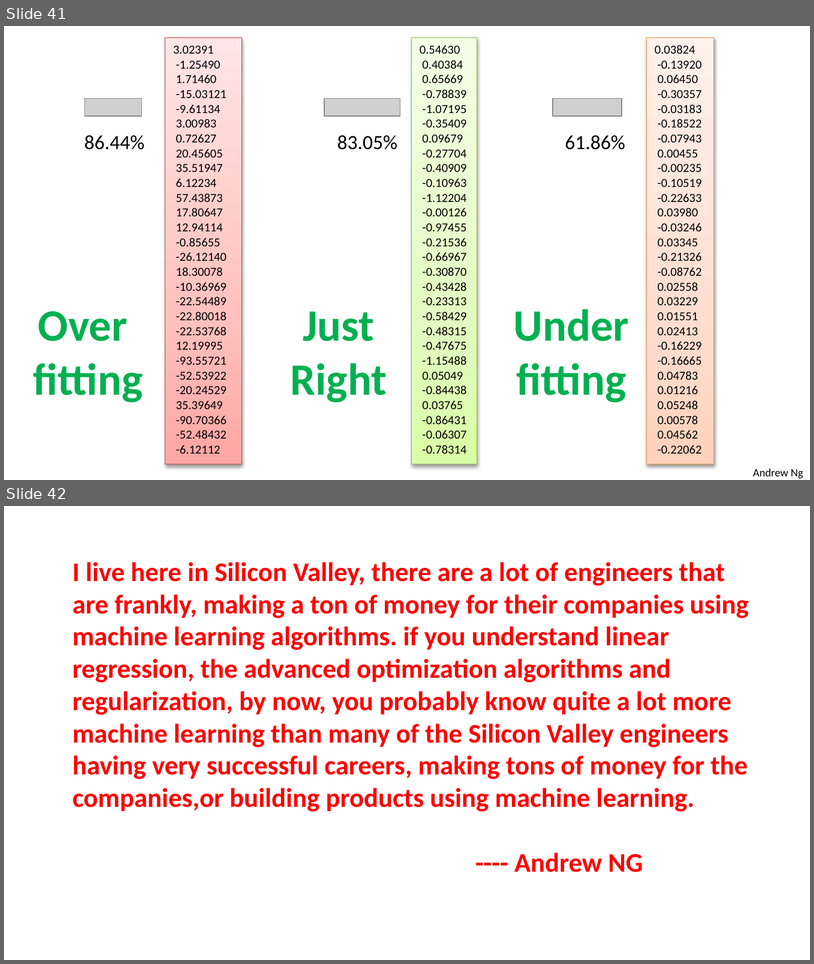
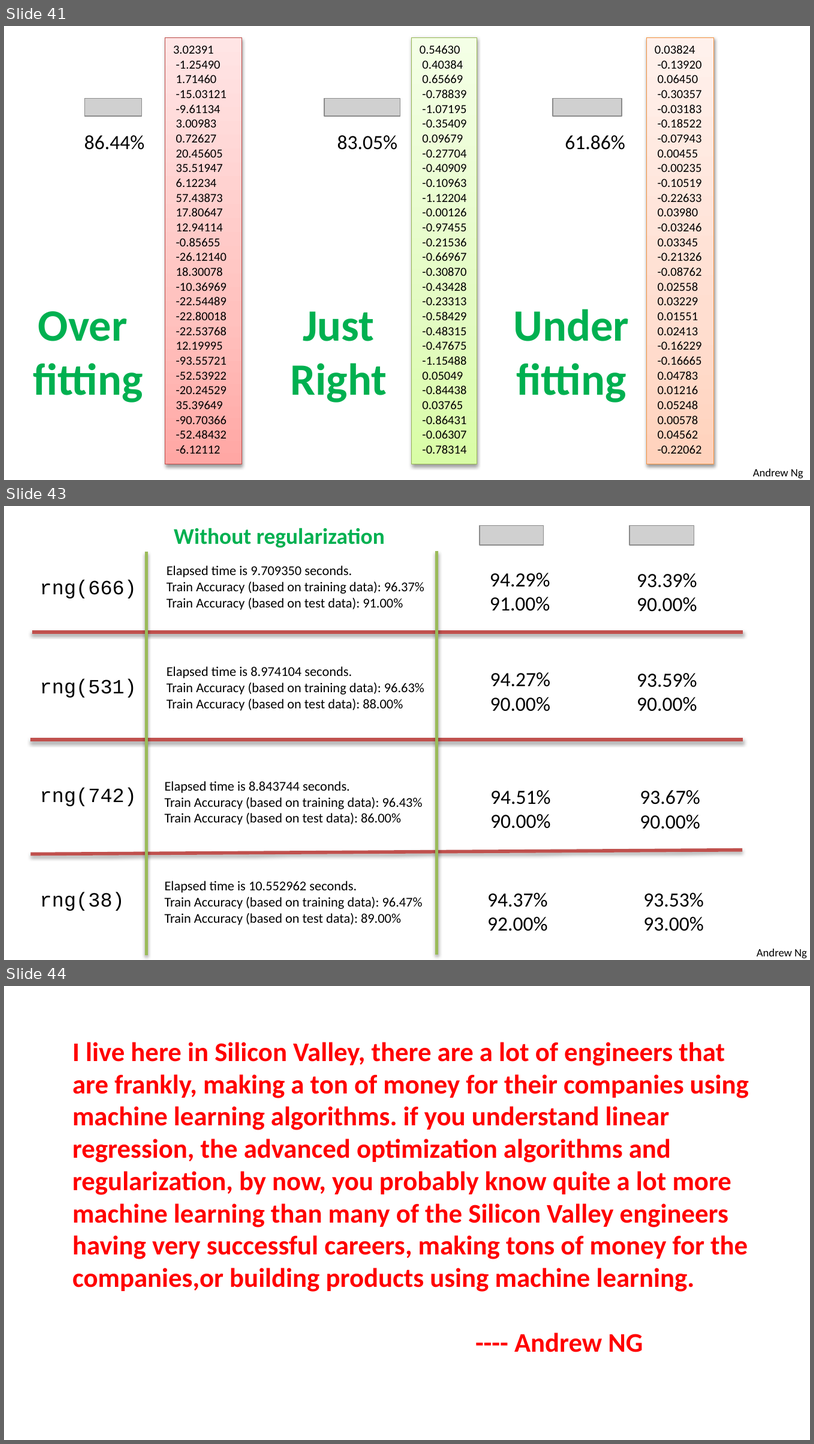
Before and after one commit to sunzuolei/ml, a slide deck: Slides/5_Regularization.pptx. Shown one above the other, each under a label of ours: slides 41 and 42 before the commit, slides 41, 43 and 44 after it; the slides between them are not shown. The pictures are 814x964 and 814x1444 pixels, drawn with LibreOffice and Linux fonts; fonts in the diff are those of the drawing; grey boxes stand for pictures; background and template pictures are left out. Boxes give left, top, right and bottom in pixels: in the first picture for what was removed or moved away, otherwise in the second. Text is boxed around its words. In the diff, an @@ line names an element or a change of style, - is before the commit and + after.

```diff
--- a/Slides/5_Regularization.pptx
+++ b/Slides/5_Regularization.pptx
@@ slide 43 added at [4,506,810,960], background #FFFFFF @@
@@ text added at [174,528,385,548], 20 pt, text #00B050, bold @@
+Without regularization
@@ picture added at [480,525,543,545] @@
@@ picture added at [630,525,694,545] @@
@@ line added from (147, 551) to (147, 954), #9BBB59 3 pt @@
@@ line added from (437, 551) to (437, 954), #9BBB59 3 pt @@
@@ text added at [167,565,425,610], 12 pt, text #000000 @@
+Elapsed time is 9.709350 seconds.
+Train Accuracy (based on training data): 96.37%
+Train Accuracy (based on test data): 91.00%
@@ text added at [490,573,551,611], 18 pt, text #000000 @@
+94.29%
+91.00%
@@ text added at [637,573,698,612], 18 pt, text #000000 @@
+93.39%
+90.00%
@@ text added at [40,579,137,598], 18 pt, text #000000 @@
+rng(666)
@@ line added from (32, 632) to (743, 632), #C0504D 3 pt @@
@@ text added at [167,666,425,711], 12 pt, text #000000 @@
+Elapsed time is 8.974104 seconds.
+Train Accuracy (based on training data): 96.63%
+Train Accuracy (based on test data): 88.00%
@@ text added at [40,678,137,697], 18 pt, text #000000 @@
+rng(531)
@@ text added at [491,672,551,711], 18 pt, text #000000 @@
+94.27%
+90.00%
@@ text added at [637,673,698,711], 18 pt, text #000000 @@
+93.59%
+90.00%
@@ line added from (30, 740) to (743, 740), #C0504D 3 pt @@
@@ text added at [40,787,137,806], 18 pt, text #000000 @@
+rng(742)
@@ text added at [165,781,423,825], 12 pt, text #000000 @@
+Elapsed time is 8.843744 seconds.
+Train Accuracy (based on training data): 96.43%
+Train Accuracy (based on test data): 86.00%
@@ text added at [491,790,551,828], 18 pt, text #000000 @@
+94.51%
+90.00%
@@ text added at [640,790,700,829], 18 pt, text #000000 @@
+93.67%
+90.00%
@@ line added from (30, 853) to (743, 850), #C0504D 3 pt @@
@@ text added at [165,880,423,925], 12 pt, text #000000 @@
+Elapsed time is 10.552962 seconds.
+Train Accuracy (based on training data): 96.47%
+Train Accuracy (based on test data): 89.00%
@@ text added at [40,892,125,910], 18 pt, text #000000 @@
+rng(38)
@@ text added at [488,892,548,931], 18 pt, text #000000 @@
+94.37%
+92.00%
@@ text added at [644,892,704,931], 18 pt, text #000000 @@
+93.53%
+93.00%
@@ text added at [757,948,807,958], 10 pt, text #000000 @@
+Andrew Ng
@@ what was slide 42 is now slide 44 @@
```
Also in this commit, not shown: 2 slides changed, 1 other slide added, 5 other files.
